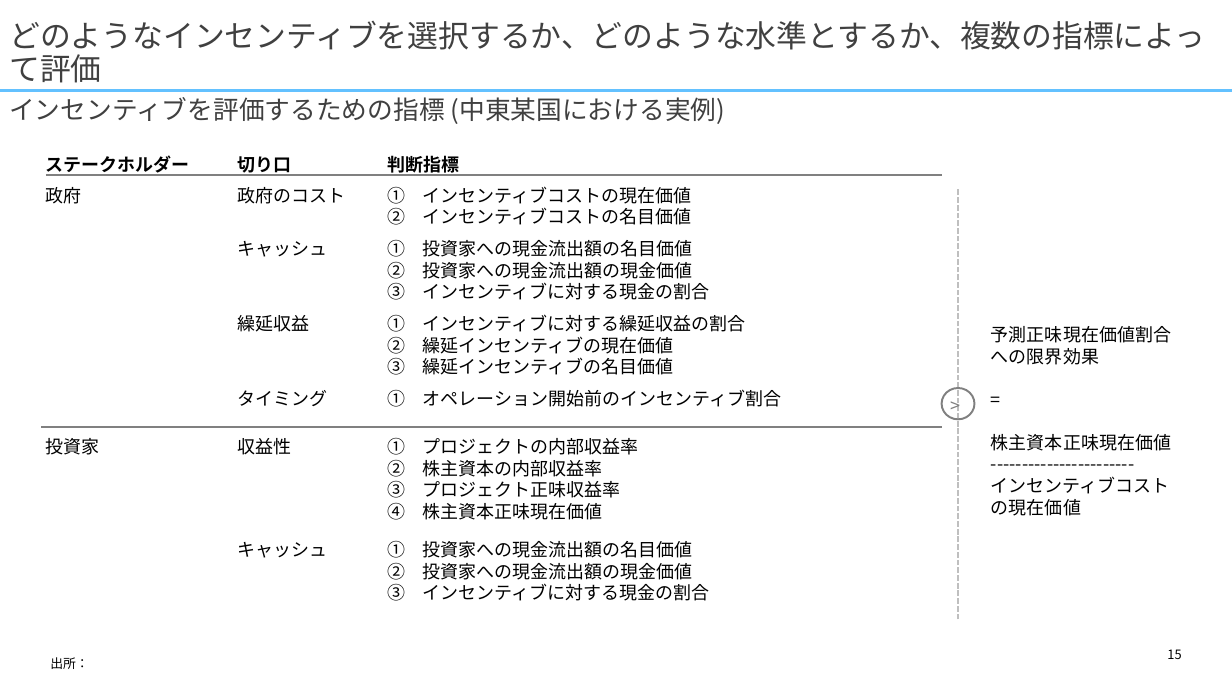
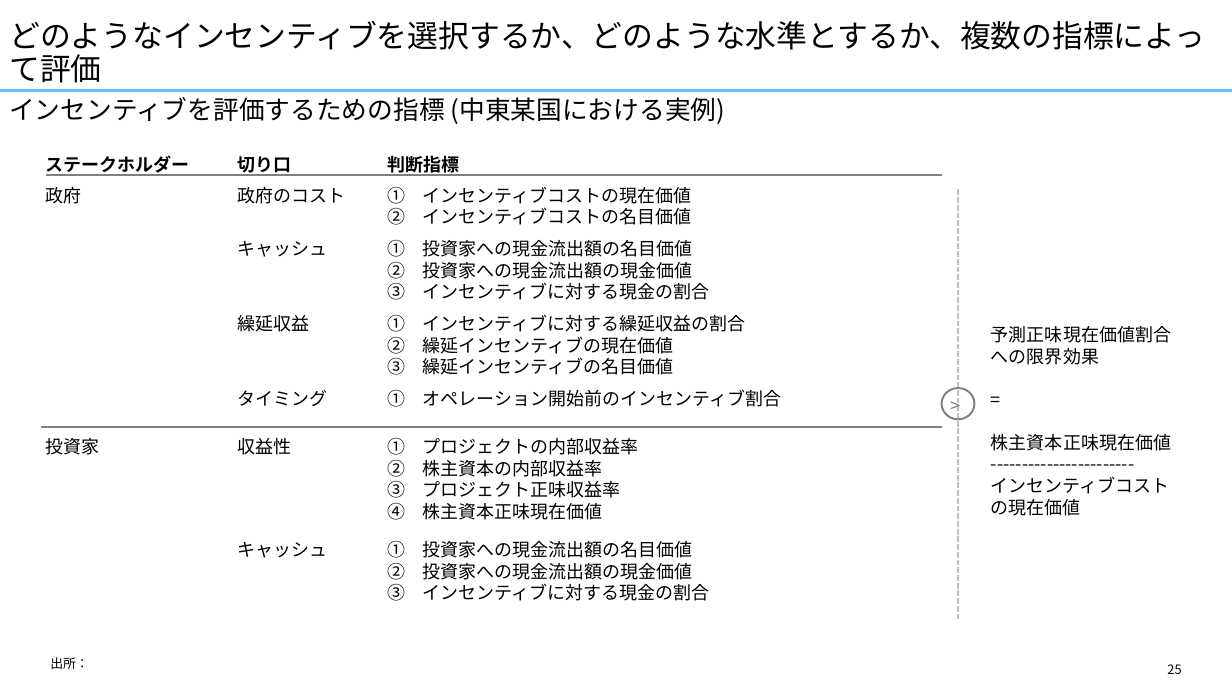
Before and after one commit to yuzucha16/dotfiles, a slide deck: slide 25 of office/Blank.potx (slide 15 before the commit). Drawn at 1232x693 pixels with LibreOffice and Linux fonts; fonts in the diff are those of the drawing. Boxes give left, top, right and bottom in pixels: in the first picture for what was removed or moved away, otherwise in the second. Text is boxed around its words. In the diff, an @@ line names an element or a change of style, - is before the commit and + after.

```diff
--- a/office/Blank.potx
+++ b/office/Blank.potx
@@ title "どのようなインセンティブを選択するか、どのような水準とするか、複数の指標によって評価" at (9,21,1205,83): text colour #404040 to #000000 @@
@@ text "インセンティブを評価するための指標 (中東某国における実例)" at (9,97,726,124): text colour #404040 to #000000 @@
@@ page number at (1167,664,1181,674): text changed @@
-15
+25
```
Also in this commit, not shown: 24 other slides changed, 4 slides added.
